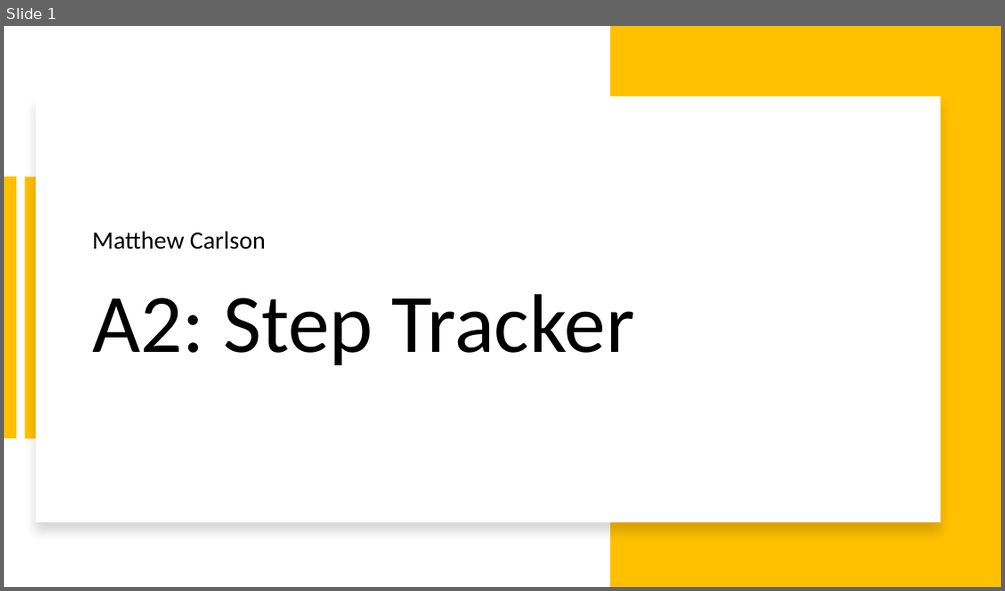
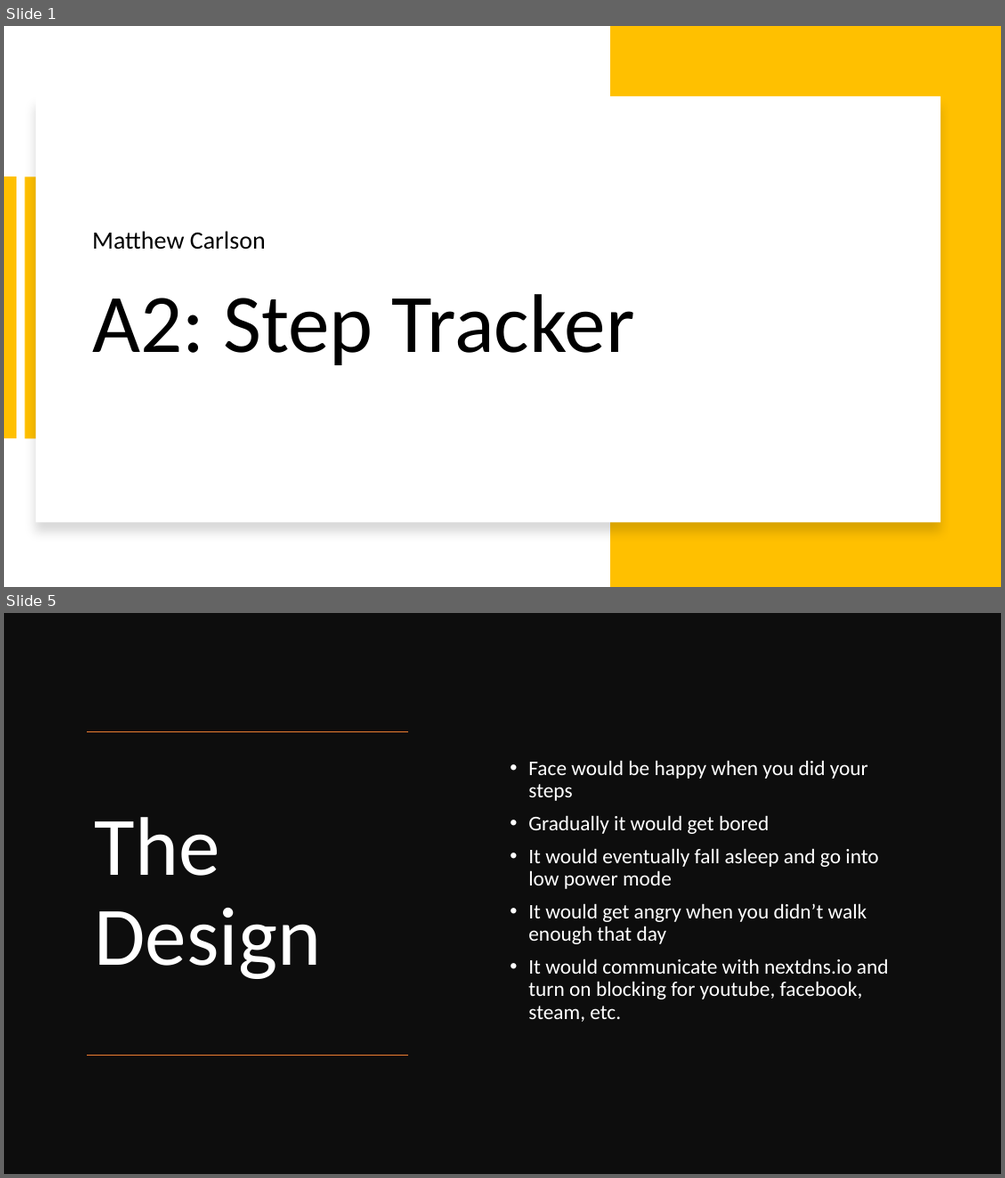
Before and after one commit to matthewfcarlson/CS590-A2, a slide deck: A2.pptx. Shown one above the other, each under a label of ours: slide 1 before the commit, slides 1 and 5 after it; the slides between them are not shown. The pictures are 1005x591 and 1005x1178 pixels, drawn with LibreOffice and Linux fonts; fonts in the diff are those of the drawing. Boxes give left, top, right and bottom in pixels: in the first picture for what was removed or moved away, otherwise in the second. Text is boxed around its words. In the diff, an @@ line names an element or a change of style, - is before the commit and + after.

```diff
--- a/A2.pptx
+++ b/A2.pptx
@@ slide 5 added at (4, 613, 1001, 1174), background #FFFFFF @@
@@ rectangle added at (4, 613, 1001, 1174), fill #0D0D0D @@
@@ line added from (409, 732) to (87, 732), #ED7D31 1 pt @@
@@ text added at (528, 760, 889, 1022), 20 pt, text #FFFFFF @@
+• Face would be happy when you did your steps
+• Gradually it would get bored
+• It would eventually fall asleep and go into low power mode
+• It would get angry when you didn’t walk enough that day
+• It would communicate with nextdns.io and turn on blocking for youtube, facebook, steam, etc.
@@ title added at (95, 817, 321, 979), 80 pt, text #FFFFFF @@
+The Design
@@ line added from (409, 1055) to (87, 1055), #ED7D31 1 pt @@
```
Also in this commit, not shown: 5 other slides added, 1 slide removed, 3 other files.
